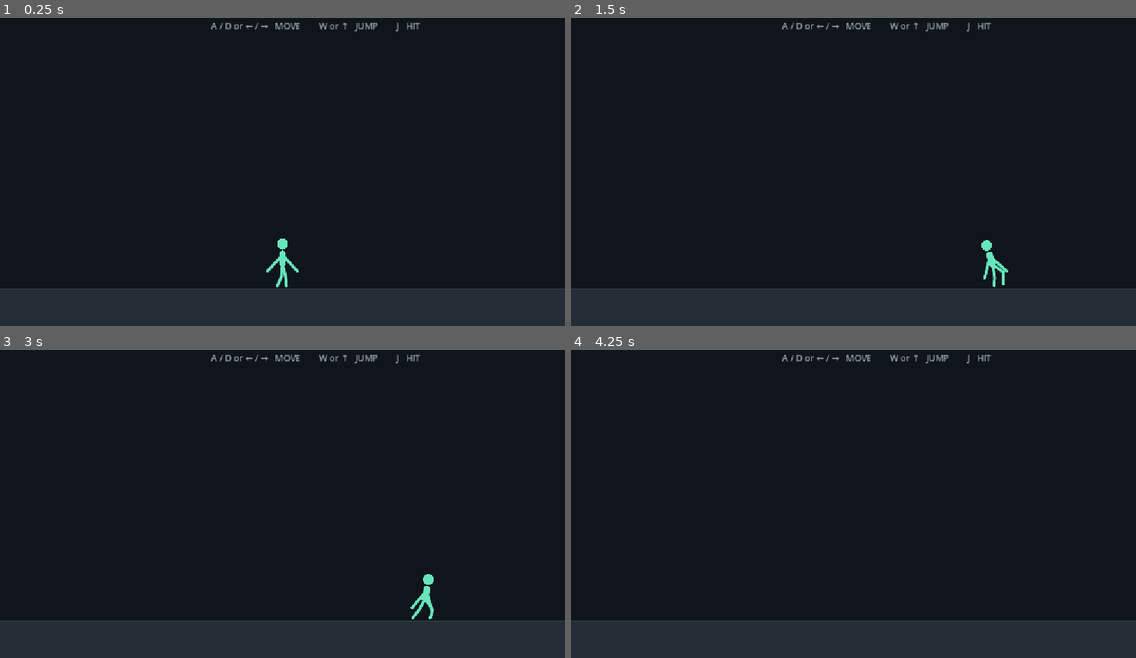
Above: before the commit, frames 1-4 (two rows, left to right).
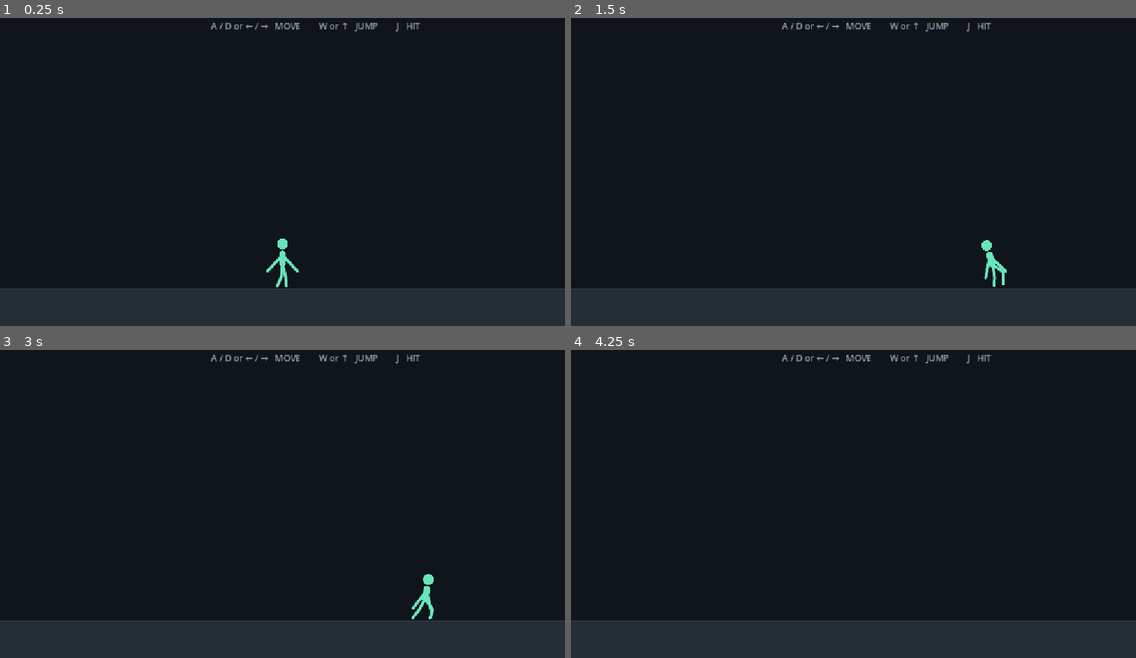
Above: after the commit, the same moments.

Repository: divanburke/ShadowSwap
Game: Godot game, scene res://main.tscn
The game is run twice, just before and just after one commit, with the same random seed, the same clock (stepped at 60 frames per second) and the same inputs.
Inputs:
- Up to frame 1 (0.25 s): no input
- Up to frame 2 (1.5 s): hold J 0.53-1.28 s; hold D from 0.53 s (still down); tap W at 0.77 s; tap J at 1.35 s
- Up to frame 3 (3 s): tap W at 1.52 s; release D at 2.03 s; hold A 2.03-2.78 s; hold J 2.03-2.78 s; hold D from 2.78 s (still down); tap J at 2.85 s
- Up to frame 4 (4.25 s): keep holding D; tap W at 3.02, 3.77 s; hold J from 3.53 s (still down)

The runs differ from the first frame. In frame 2, less than 0.1% of the frame differs, in the area x 73-78%, y 78-85%; in frame 3, less than 0.1%; in frame 4, nothing differs.

Commit message:
Slightly loosen arm spring response

Diff:
--- a/scripts/fighter.gd
+++ b/scripts/fighter.gd
@@ -48,8 +48,8 @@
 const ARM_REST_VECTOR = Vector2(-0.7220, 0.6919)
 const ATTACK_REACH = ARM_LENGTH * 1.15
 
-const ARM_SPRING = 20.0
-const ARM_DAMPING = 4.6
+const ARM_SPRING = 17.0
+const ARM_DAMPING = 4.0
 const ARM_GRAVITY = 680.0
 
 # -------------------------------------------------------------------------
